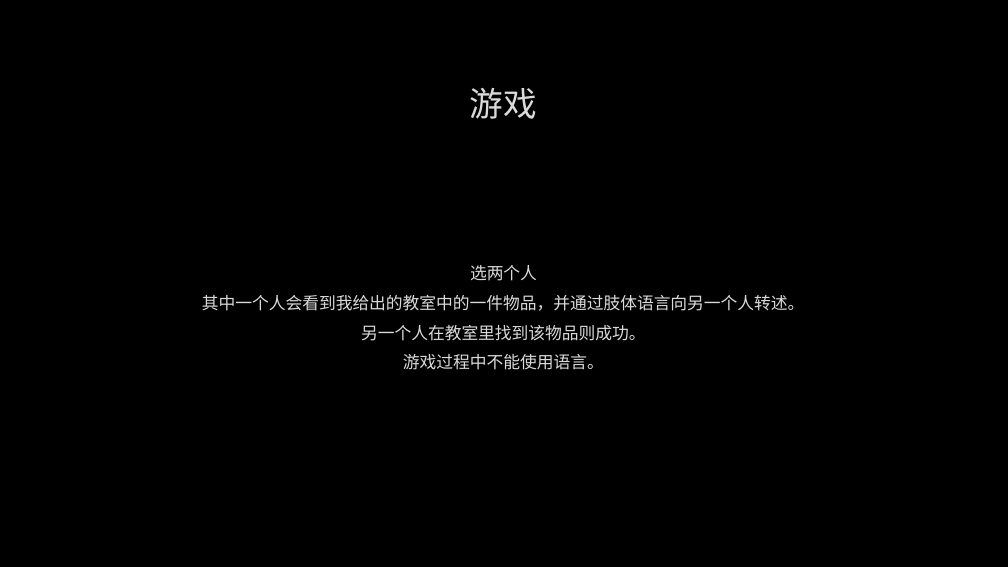
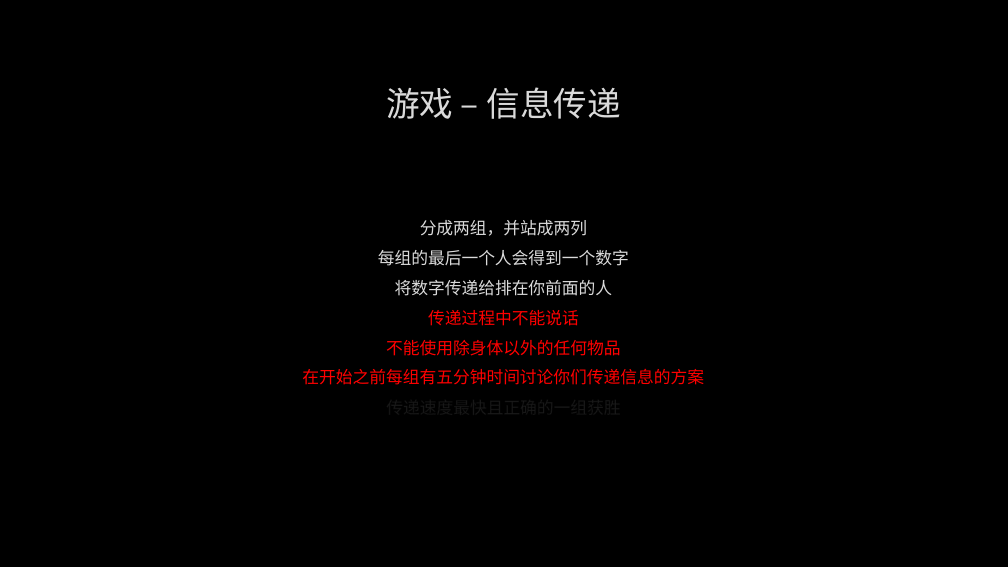
Before and after one commit to albertclass/Lessons, a slide deck: slide 4 of communication/策划与程序沟通技巧.pptx. Drawn at 1008x567 pixels with LibreOffice and Linux fonts; fonts in the diff are those of the drawing; background and template pictures are left out. Boxes give left, top, right and bottom in pixels: in the first picture for what was removed or moved away, otherwise in the second. Text is boxed around its words. In the diff, an @@ line names an element or a change of style, - is before the commit and + after.

```diff
--- a/communication/策划与程序沟通技巧.pptx
+++ b/communication/策划与程序沟通技巧.pptx
@@ title at <box>386,87,620,119</box>: text changed @@
-游戏
+游戏 – 信息传递
@@ text at <box>302,220,704,385</box>: text changed; text colour #DADADA to #FF0000 @@
-选两个人
-其中一个人会看到我给出的教室中的一件物品，并通过肢体语言向另一个人转述。
-另一个人在教室里找到该物品则成功。
-游戏过程中不能使用语言。
+分成两组，并站成两列
+每组的最后一个人会得到一个数字
+将数字传递给排在你前面的人
+传递过程中不能说话
+不能使用除身体以外的任何物品
+在开始之前每组有五分钟时间讨论你们传递信息的方案
+传递速度最快且正确的一组获胜
```
Also in this commit, not shown: 8 other slides changed, 2 slides added, 2 slides removed.
